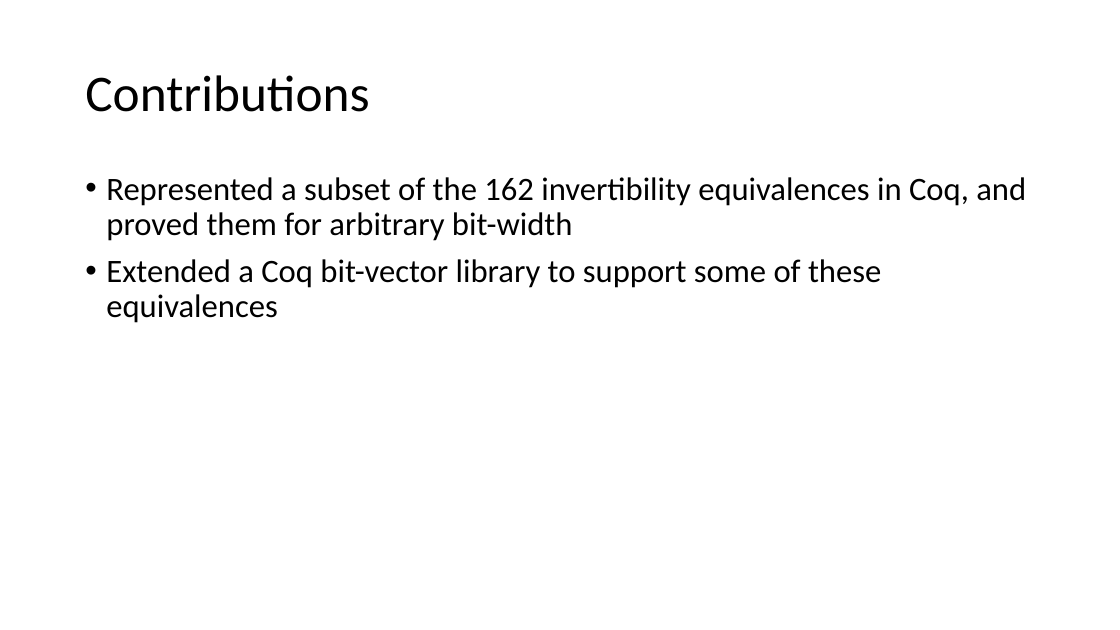
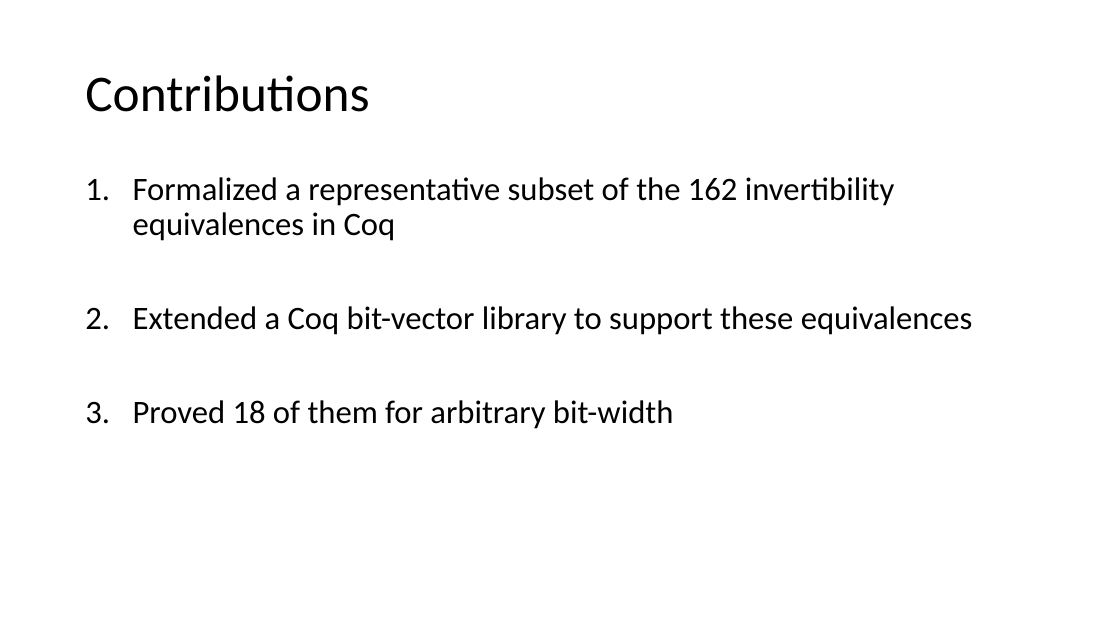
Before and after one commit to arjunvish/pxtp2019presentation, a slide deck: slide 9 of Presentation.pptx (slide 8 before the commit). Drawn at 1120x630 pixels with LibreOffice and Linux fonts; fonts in the diff are those of the drawing. Boxes give left, top, right and bottom in pixels: in the first picture for what was removed or moved away, otherwise in the second. Text is boxed around its words. In the diff, an @@ line names an element or a change of style, - is before the commit and + after.

```diff
--- a/Presentation.pptx
+++ b/Presentation.pptx
@@ text at [133, 177, 973, 429]: text changed @@
-• Represented a subset of the 162 invertibility equivalences in Coq, and proved them for arbitrary bit-width
-• Extended a Coq bit-vector library to support some of these equivalences
+1. Formalized a representative subset of the 162 invertibility equivalences in Coq
+2. Extended a Coq bit-vector library to support these equivalences
+3. Proved 18 of them for arbitrary bit-width
```
Also in this commit, not shown: 15 other slides changed, 3 slides added, 1 other file.
